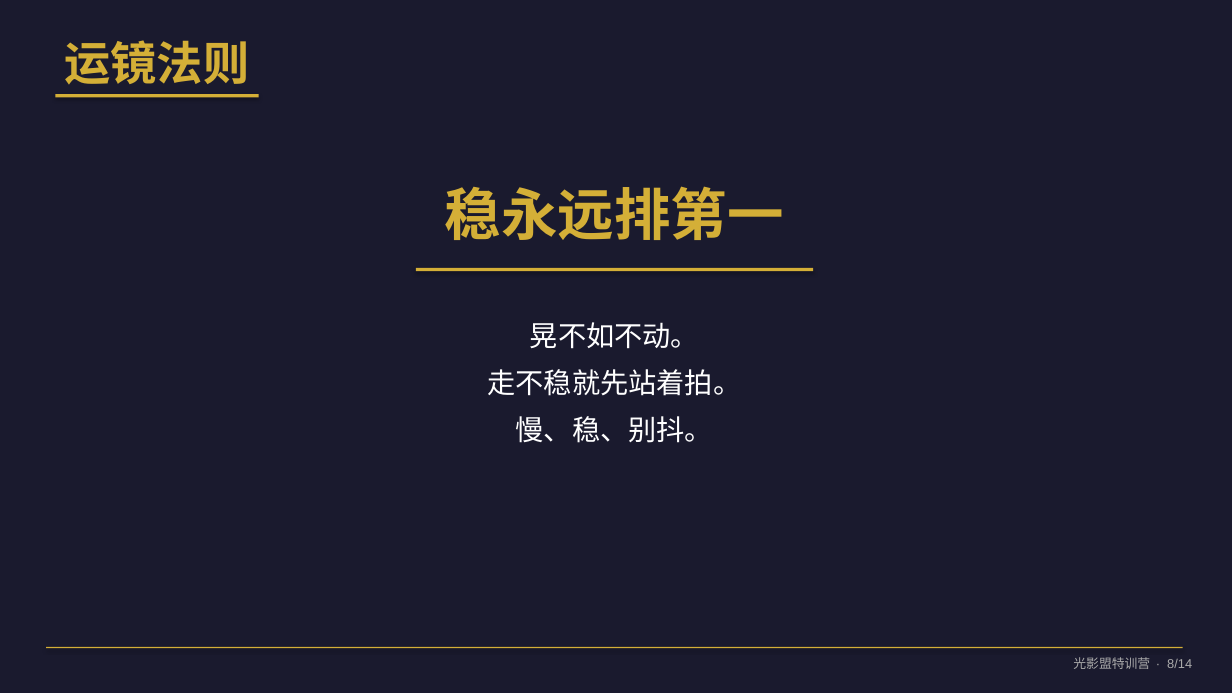
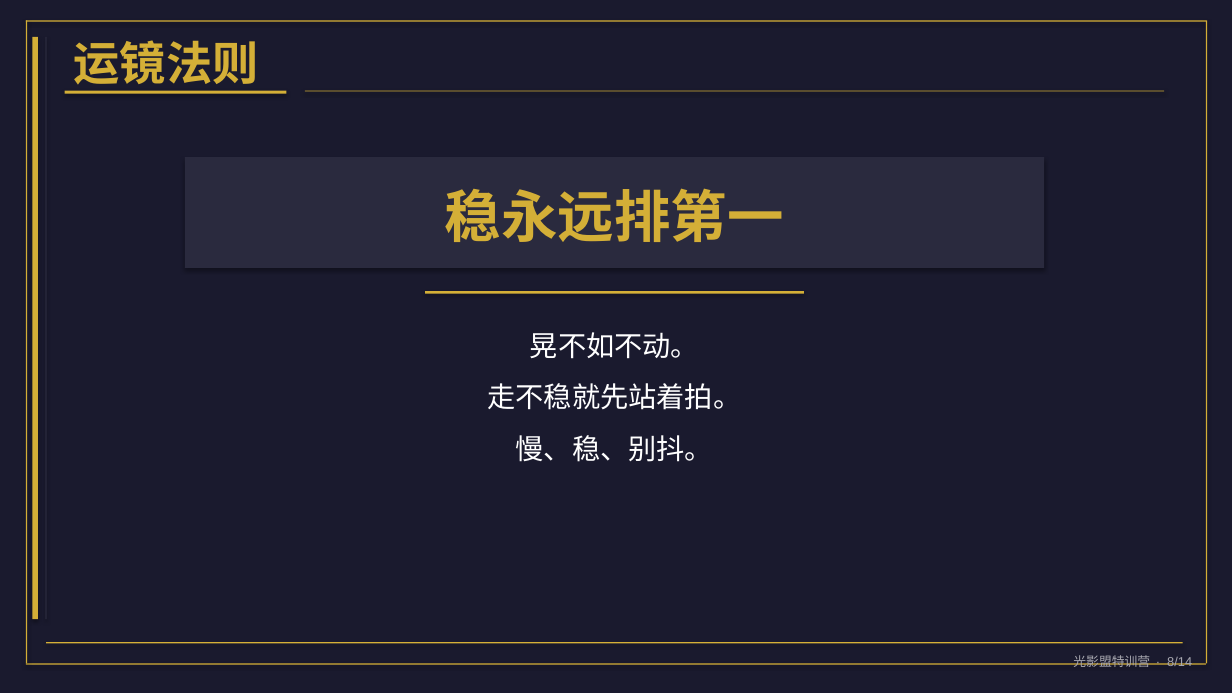
Before and after one commit to jun66888/Photon, a slide deck: slide 8 of 试听课_从景别到剪辑.pptx. Drawn at 1232x693 pixels with LibreOffice and Linux fonts; fonts in the diff are those of the drawing. Boxes give left, top, right and bottom in pixels: in the first picture for what was removed or moved away, otherwise in the second. Text is boxed around its words. In the diff, an @@ line names an element or a change of style, - is before the commit and + after.

```diff
--- a/试听课_从景别到剪辑.pptx
+++ b/试听课_从景别到剪辑.pptx
@@ rectangle added at [26, 20, 1206, 21], fill #D4AF37 @@
@@ rectangle added at [26, 20, 27, 664], fill #D4AF37 @@
@@ rectangle added at [1206, 20, 1207, 664], fill #D4AF37 @@
@@ rectangle added at [32, 37, 38, 619], fill #D4AF37 @@
@@ text "运镜法则" rewrapped from [64, 40, 249, 84] to [74, 40, 259, 92] @@
@@ rectangle: place and size @@
-rectangle at [55, 94, 259, 97]
+rectangle at [65, 91, 287, 93]
@@ rectangle added at [305, 91, 1165, 91], fill #D4AF37 @@
@@ rectangle added at [185, 157, 1044, 268], fill #2A2A3E @@
@@ rectangle: place and size @@
-rectangle at [416, 268, 813, 271]
+rectangle at [425, 291, 804, 294]
@@ text "晃不如不动。": place and size @@
-text "晃不如不动。" at [488, 322, 742, 443]
+text "晃不如不动。" at [488, 332, 742, 462]
@@ text "晃不如不动。" at [488, 332, 742, 462]: more space between paragraphs @@
@@ rectangle: place and size @@
-rectangle at [46, 647, 1183, 648]
+rectangle at [46, 642, 1183, 643]
@@ text "光影盟特训营 · 8/14" at [1073, 655, 1192, 667]: text colour #AAAAAA to #A8A8B0 @@
@@ rectangle added at [26, 664, 1206, 665], fill #D4AF37 @@
```
Also in this commit, not shown: 13 other slides changed, 1 other file.
